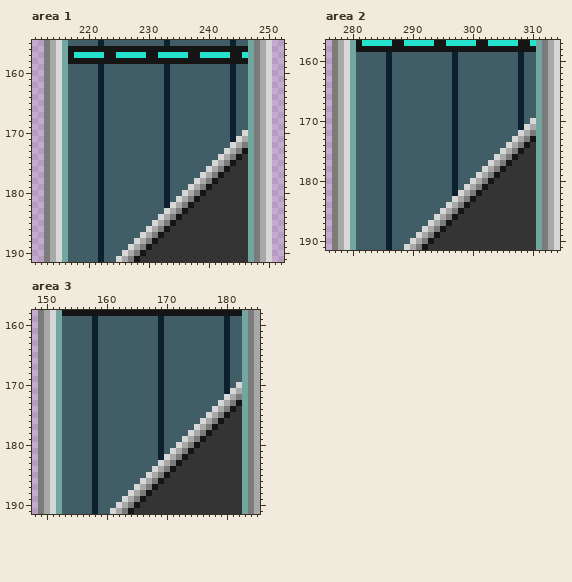
Pixel-art file -- assets/images/doors.aseprite. The first picture shows the starting point.
768x192 pixels, 1 frame. Shown: area 1: x 211..252, y 155..191; area 2: x 276..314, y 157..191; area 3: x 148..185, y 158..191. The commit also changed other parts of the picture, which this record leaves out.
And afterwards:
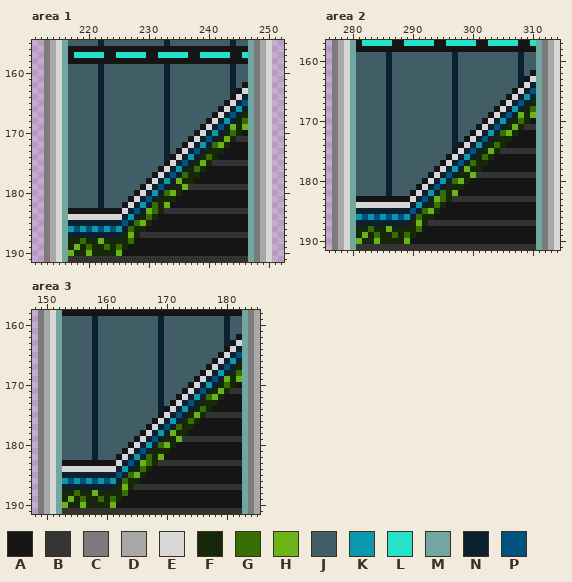
Palette (. is transparent): A #151515  B #343434  C #7b7b7b  D #a8a8a8  E #d7d7d7  F #172808  G #376d03  H #6ab417  J #415d66  K #0a98ac  L #25e2cd  M #71a6a1  N #0d2030  P #005280
The edit:
Changed rows in their new state; - is an unchanged pixel.
Area 1, layer "doors":
first column x 217:
162 -----------------------------A
163 ----------------------------AE
164 ---------------------------AEN
165 --------------------------AENP
166 -------------------------AE-KN
167 ------------------------AENPNF
168 -----------------------AENK-FG
169 ----------------------AENPNHFH
170 ---------------------AENKNFGFA
171 --------------------AENPNFHFBB
172 -------------------AENKNGHFAAA
173 ------------------AENPNFFFAAA-
174 -----------------AENKNFGFAAA-A
175 ----------------AENPNFHFBBBB--
176 ---------------AENKNFGFAAA-AAA
177 --------------AE-PNGFFAAA-AAAA
178 -------------AENKNHFFAAA-AAAAA
179 ------------AENP-FFHBBBB------
180 -----------AENKNGHFAAA-AAAAAAA
181 ----------AENPNFFFAAA-AAAAAAAA
182 ---------AENKNGFHAAA-AAAAAAAAA
183 AAAAAAAAAENPNHGFBBBB----------
184 EEEEEEEEENKNFGFAAA-AAAAAAAAAAA
185 NNNNN-NNNPNGHFAAA-AAAAAAAAAAAA
186 KPKPKPKPKNGFFAAA-AAAAAAAAAAAAA
187 NNNNN-NNNFHFBBBB--------------
188 FFGFFHFFFFGAAA-AAAAAAAAAAAAAAA
189 FHFGFFGFGFAAA-AAAAAAAAAAAAAAAA
190 HFFHFFFFHAAA-AAAAAAAAAAAAAAAAA
191 BBBBBBBBBBBB------------------
Area 2, layer "doors":
first column x 281:
162 -----------------------------A
163 ----------------------------AE
164 ---------------------------AEN
165 --------------------------AENP
166 -------------------------AE-KN
167 ------------------------AENPNF
168 -----------------------AENK-FG
169 ----------------------AENPNHFH
170 ---------------------AENKNFGFA
171 --------------------AENPNFHFBB
172 -------------------AENKNGHFAAA
173 ------------------AENPNFFFAAA-
174 -----------------AENKNFGFAAA-A
175 ----------------AENPNFHFBBBB--
176 ---------------AENKNFGFAAA-AAA
177 --------------AE-PNGFFAAA-AAAA
178 -------------AENKNHFFAAA-AAAAA
179 ------------AENP-FFHBBBB------
180 -----------AENKNGHFAAA-AAAAAAA
181 ----------AENPNFFFAAA-AAAAAAAA
182 ---------AENKNGFHAAA-AAAAAAAAA
183 AAAAAAAAAENPNHGFBBBB----------
184 EEEEEEEEENKNFGFAAA-AAAAAAAAAAA
185 NNNNN-NNNPNGHFAAA-AAAAAAAAAAAA
186 KPKPKPKPKNGFFAAA-AAAAAAAAAAAAA
187 NNNNN-NNNFHFBBBB--------------
188 FFGFFHFFFFGAAA-AAAAAAAAAAAAAAA
189 FHFGFFGFGFAAA-AAAAAAAAAAAAAAAA
190 HFFHFFFFHAAA-AAAAAAAAAAAAAAAAA
191 BBBBBBBBBBBB------------------
Area 3, layer "doors":
first column x 153:
162 -----------------------------A
163 ----------------------------AE
164 ---------------------------AEN
165 --------------------------AENP
166 -------------------------AE-KN
167 ------------------------AENPNF
168 -----------------------AENK-FG
169 ----------------------AENPNHFH
170 ---------------------AENKNFGFA
171 --------------------AENPNFHFBB
172 -------------------AENKNGHFAAA
173 ------------------AENPNFFFAAA-
174 -----------------AENKNFGFAAA-A
175 ----------------AENPNFHFBBBB--
176 ---------------AENKNFGFAAA-AAA
177 --------------AE-PNGFFAAA-AAAA
178 -------------AENKNHFFAAA-AAAAA
179 ------------AENP-FFHBBBB------
180 -----------AENKNGHFAAA-AAAAAAA
181 ----------AENPNFFFAAA-AAAAAAAA
182 ---------AENKNGFHAAA-AAAAAAAAA
183 AAAAAAAAAENPNHGFBBBB----------
184 EEEEEEEEENKNFGFAAA-AAAAAAAAAAA
185 NNNNN-NNNPNGHFAAA-AAAAAAAAAAAA
186 KPKPKPKPKNGFFAAA-AAAAAAAAAAAAA
187 NNNNN-NNNFHFBBBB--------------
188 FFGFFHFFFFGAAA-AAAAAAAAAAAAAAA
189 FHFGFFGFGFAAA-AAAAAAAAAAAAAAAA
190 HFFHFFFFHAAA-AAAAAAAAAAAAAAAAA
191 BBBBBBBBBBBB------------------
Where, in picture pixels (left, top, right, bottom), the same in both pictures:
changed: (68, 82, 248, 262)
changed: (356, 70, 536, 250)
changed: (62, 334, 242, 514)
